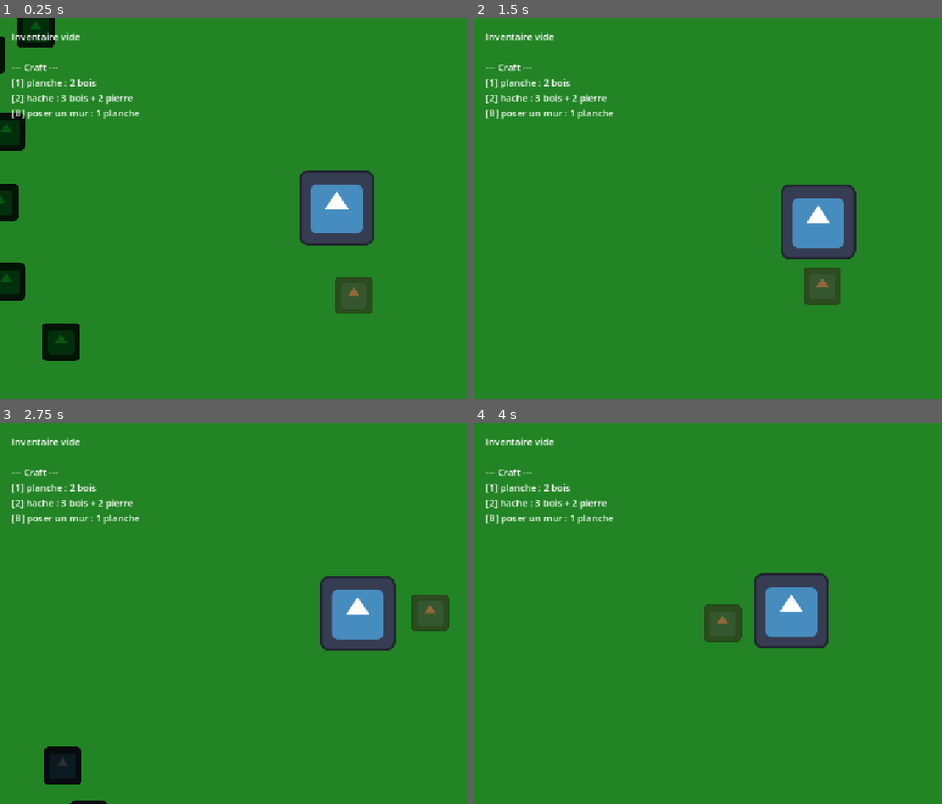
Above: before the commit, frames 1-4 (two rows, left to right).
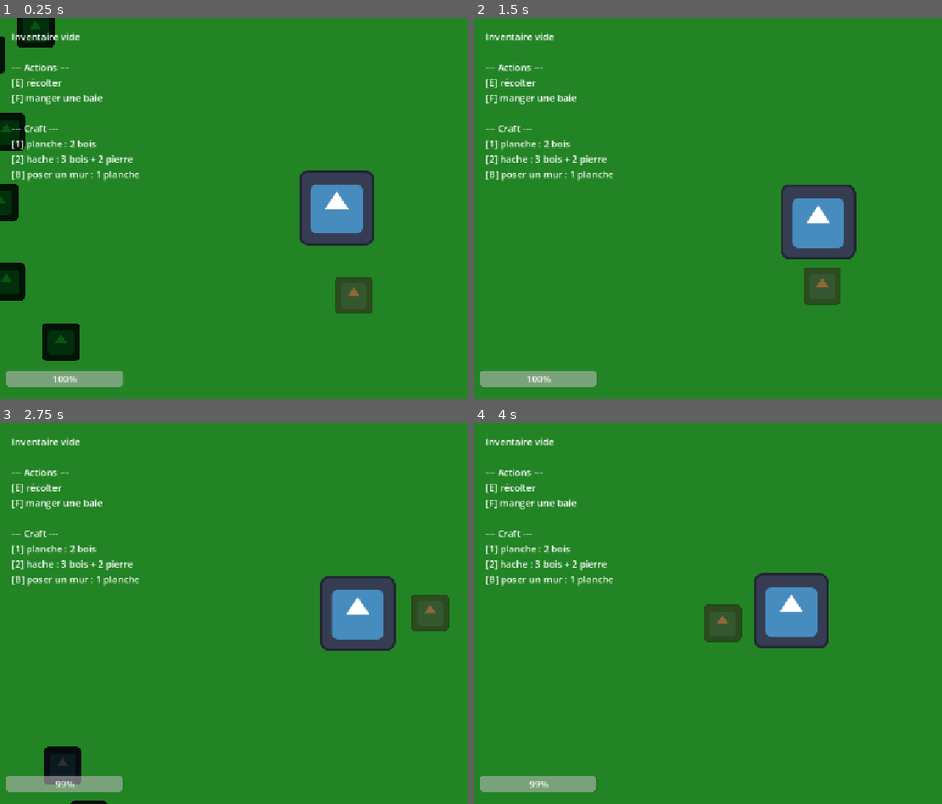
Above: after the commit, the same moments.

Repository: Citrix-games/nouveau-projet-de-jeu
Game: Godot game, scene res://main.tscn
Two runs of this game, one before a commit and one after it. Both use one fixed random seed, a clock stepped at 60 frames per second and the inputs below. The engine's default icon, where the game draws it, is replaced by a stand-in: a white triangle on a blue panel in a dark square.
Inputs:
- Up to frame 1 (0.25 s): no input
- Up to frame 2 (1.5 s): tap Enter at 0.5 s; hold Right (ui_right) 0.53-1.28 s; tap F at 0.6 s; hold Down (ui_down) from 1.28 s (still down); tap E (interagir) at 1.35 s
- Up to frame 3 (2.75 s): tap F at 1.55, 2.1 s; release Down (ui_down) at 2.03 s; hold Right (ui_right) from 2.03 s (still down)
- Up to frame 4 (4 s): release Right (ui_right) at 2.78 s; hold Up (ui_up) 2.78-3.53 s; tap 1 at 2.85 s; tap F at 3.05, 3.8 s; hold Left (ui_left) from 3.53 s (still down); tap 2 at 3.6 s

The runs differ from the first frame. In frame 1, 2.7% of the frame differs, in the area x 1-30%, y 11-97%; in frame 2, 2.7%; in frame 3, 2.7%; in frame 4, 2.7%.

Commit message:
Étape 7a : faim et baies

Diff:
--- /dev/null
+++ b/buisson.tscn
@@ -0,0 +1,23 @@
+[gd_scene format=3 uid="uid://c2cfyppyo2ni2"]
+
+[ext_resource type="Script" uid="uid://datkrhm1u5of4" path="res://arbre.gd" id="1_6w0ru"]
+[ext_resource type="Texture2D" uid="uid://dyf2tlsdgaykh" path="res://icon.svg" id="2_aslwx"]
+
+[sub_resource type="RectangleShape2D" id="RectangleShape2D_qbywb"]
+size = Vector2(62, 66)
+
+[node name="Node2D" type="Node2D" unique_id=1106444363]
+
+[node name="Buisson" type="StaticBody2D" parent="." unique_id=1433003394]
+script = ExtResource("1_6w0ru")
+type_ressource = "baie"
+vie = 2
+
+[node name="Sprite2D" type="Sprite2D" parent="Buisson" unique_id=1157075723]
+modulate = Color(0.95217925, 0.27511883, 0.32744294, 1)
+scale = Vector2(0.5, 0.5)
+texture = ExtResource("2_aslwx")
+
+[node name="CollisionShape2D" type="CollisionShape2D" parent="Buisson" unique_id=1326647692]
+position = Vector2(-1, -1)
+shape = SubResource("RectangleShape2D_qbywb")
--- a/main.gd
+++ b/main.gd
@@ -2,6 +2,7 @@
 
 const SCENE_ARBRE = preload("res://arbre.tscn")
 const SCENE_ROCHER = preload("res://rocher.tscn")
+const SCENE_BUISSON = preload("res://buisson.tscn")
 
 @export var graine: int = 0
 @export var demi_taille_carte: float = 1900.0
@@ -15,6 +16,9 @@
 @export var nb_amas_pierre: int = 5
 @export var pierres_par_amas: int = 6
 @export var rayon_amas: float = 150.0
+@export var nb_buissons: int = 6
+@export var baies_par_groupe: int = 4
+@export var rayon_buissons: float = 120.0
 
 var rng = RandomNumberGenerator.new()
 var positions_occupees: Array = []
@@ -26,6 +30,7 @@
 		rng.seed = graine
 	generer_groupes(SCENE_ARBRE, nb_forets, arbres_par_foret, rayon_foret)
 	generer_groupes(SCENE_ROCHER, nb_amas_pierre, pierres_par_amas, rayon_amas)
+	generer_groupes(SCENE_BUISSON, nb_buissons, baies_par_groupe, rayon_buissons)
 
 func generer_groupes(scene: PackedScene, nb_groupes: int, objets_par_groupe: int, rayon: float):
 	for i in nb_groupes:
--- a/player.gd
+++ b/player.gd
@@ -4,6 +4,12 @@
 const TAILLE_GRILLE = 64
 
 @export var speed: float = 200.0
+@export var faim_max: float = 100.0
+@export var vitesse_faim: float = 1.0
+@export var nourriture_baie: float = 25.0
+@export var manque_min_pour_manger: float = 10.0
+
+var faim: float = 100.0
 var inventaire: Dictionary = {}
 var direction_regard: Vector2 = Vector2.DOWN
 var murs_poses: Array = []
@@ -17,17 +23,23 @@
 @onready var zone_recolte = $ZoneRecolte
 @onready var label_bois = $CanvasLayer/LabelBois
 @onready var indicateur = $Indicateur
+@onready var barre_faim = $CanvasLayer/BarreFaim
 
 func _ready():
+	faim = faim_max
+	barre_faim.max_value = faim_max
+	barre_faim.value = faim
 	afficher_inventaire()
 
-func _physics_process(_delta):
+func _physics_process(delta):
 	var direction = Input.get_vector("ui_left", "ui_right", "ui_up", "ui_down")
 	if direction != Vector2.ZERO:
 		direction_regard = direction.normalized()
 	velocity = direction * speed
 	move_and_slide()
 	mettre_a_jour_indicateur()
+	faim = maxf(faim - vitesse_faim * delta, 0.0)
+	barre_faim.value = faim
 
 func _unhandled_input(event):
 	if event.is_action_pressed("interagir"):
@@ -39,6 +51,8 @@
 			fabriquer("hache")
 		elif event.keycode == KEY_B:
 			poser_mur()
+		elif event.keycode == KEY_F:
+			manger()
 
 func recolter():
 	for corps in zone_recolte.get_overlapping_bodies():
@@ -52,6 +66,19 @@
 
 func ajouter_objet(nom: String, quantite: int):
 	inventaire[nom] = inventaire.get(nom, 0) + quantite
+	afficher_inventaire()
+
+func manger():
+	if inventaire.get("baie", 0) < 1:
+		print("Pas de baie à manger")
+		return
+	if faim_max - faim < manque_min_pour_manger:
+		print("Pas assez faim pour manger")
+		return
+	inventaire["baie"] -= 1
+	if inventaire["baie"] == 0:
+		inventaire.erase("baie")
+	faim = minf(faim + nourriture_baie, faim_max)
 	afficher_inventaire()
 
 func peut_fabriquer(nom: String) -> bool:
@@ -104,6 +131,7 @@
 		texte += nom + " : " + str(inventaire[nom]) + "\n"
 	if texte == "":
 		texte = "Inventaire vide\n"
-	texte += "\n--- Craft ---\n[1] planche : 2 bois\n[2] hache : 3 bois + 2 pierre"
+	texte += "\n--- Actions ---\n[E] récolter\n[F] manger une baie"
+	texte += "\n\n--- Craft ---\n[1] planche : 2 bois\n[2] hache : 3 bois + 2 pierre"
 	texte += "\n[B] poser un mur : 1 planche"
 	label_bois.text = texte
--- a/player.tscn
+++ b/player.tscn
@@ -14,6 +14,7 @@
 [node name="Player" type="CharacterBody2D" parent="." unique_id=2038438553]
 motion_mode = 1
 script = ExtResource("1_onrkg")
+vitesse_faim = 0.2
 
 [node name="Indicateur" type="Sprite2D" parent="Player" unique_id=787077132]
 scale = Vector2(0.5, 0.5)
@@ -44,3 +45,10 @@
 offset_right = 75.0
 offset_bottom = 43.0
 text = "Bois : 0"
+
+[node name="BarreFaim" type="ProgressBar" parent="Player/CanvasLayer" unique_id=553385337]
+offset_left = 10.0
+offset_top = 600.0
+offset_right = 210.0
+offset_bottom = 627.0
+value = 100.0
